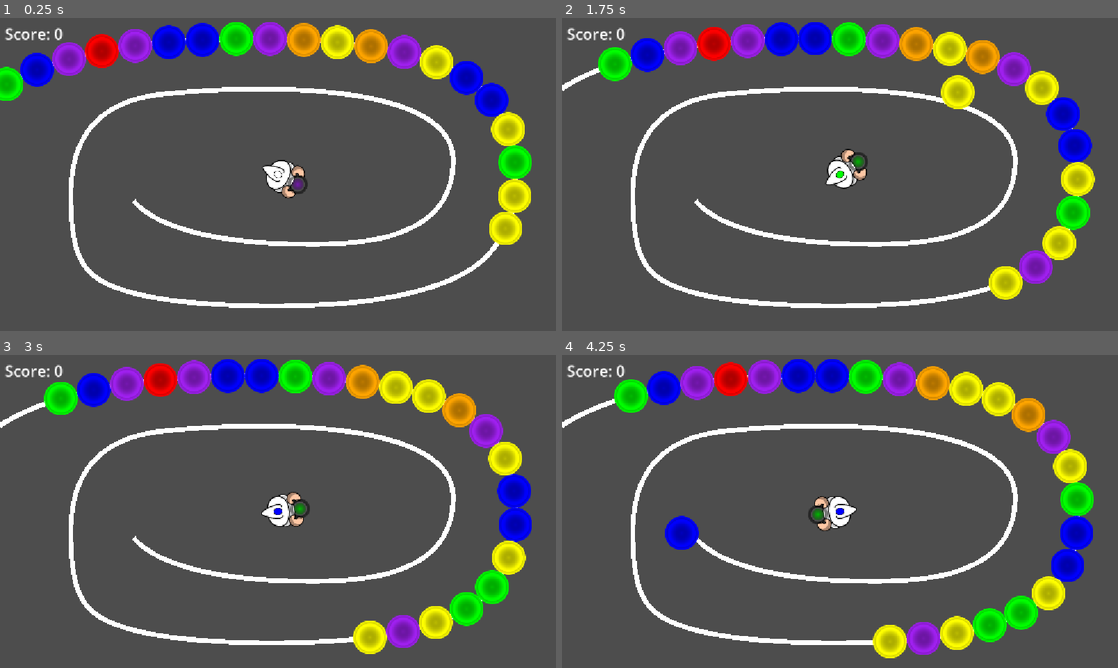
Above: before the commit, frames 1-4 (two rows, left to right).
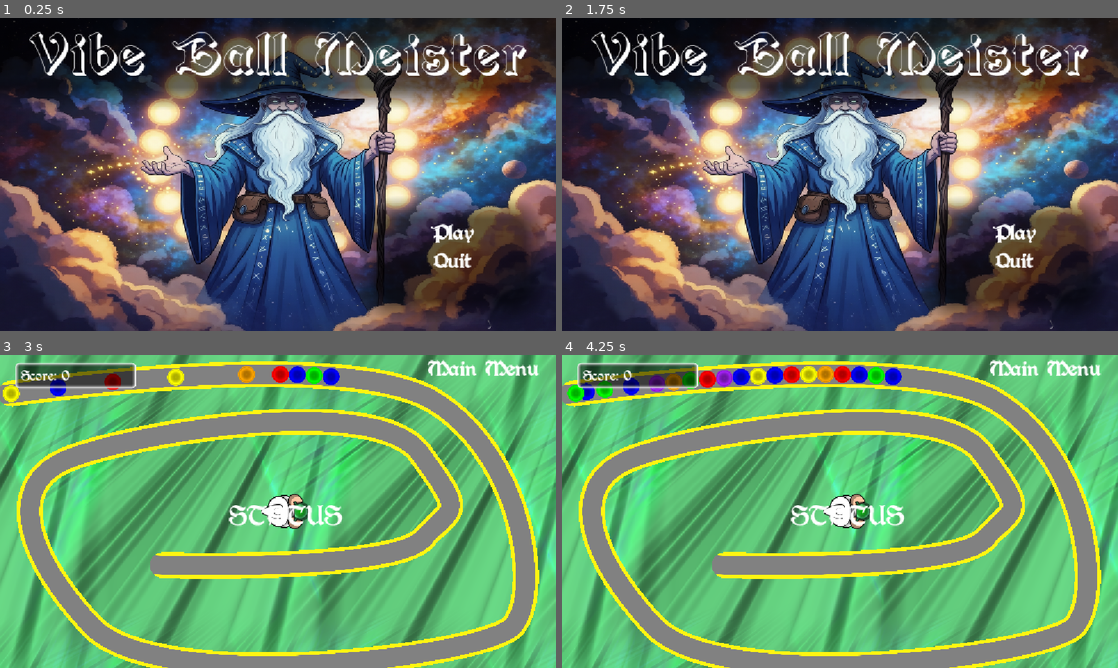
Above: after the commit, the same moments.

Repository: Cyrus9177/Vibe-Balling-Meister
Game: Godot game, scene res://scenes/menu/main_menu.tscn
The game is run twice, just before and just after one commit, with the same random seed, the same clock (stepped at 60 frames per second) and the same inputs. Before the commit the project starts from res://scenes/main.tscn.
Inputs (mouse positions are in pixels of both pictures, inside the frame that each line leads up to):
- Up to frame 1 (0.25 s): no input
- Up to frame 2 (1.75 s): click (1012, 230) at 0.5 s, where only the run after the commit has a clickable "Play"; click (1045, 30) at 1.25 s, where only the run after the commit has a clickable "Main Menu"
- Up to frame 3 (3 s): click (450, 567) at 2 s, where only the run after the commit has a clickable "Play"; tap Enter at 2.75 s; move the mouse to (400, 495) at 2.77 s; tap R at 2.85 s; click (400, 495) at 2.92 s
- Up to frame 4 (4.25 s): tap Space at 3.02, 3.77 s; move the mouse to (728, 527) at 3.52 s; tap R at 3.6 s; click (728, 527) at 3.67 s

The runs differ from the first frame. In frame 1, 94% of the frame differs, in the area x 0-100%, y 0-100%; in frame 2, 94%; in frame 3, 99%; in frame 4, 99%.

Commit message:
Add HUD, ball path, orb FSM and rebuild - Flores
Adds new Godot scenes and assets (ball_path, game_hud, main_menu, orb scene and background textures) and new scripts for HUD and orb FSM (including setup state). Updates multiple existing scenes and scripts (main, orb, orb_manager, ball_paths, etc.) and updates project.godot. Rebuilds the Web export artifacts (HTML, JS, .pck, .wasm) with updated file sizes and runtime bundle.

Diff:
--- a/dev/ball-meister/project.godot
+++ b/dev/ball-meister/project.godot
@@ -11,7 +11,7 @@
 [application]
 
 config/name="Ball Meister"
-run/main_scene="uid://b5rxi7gunv6aq"
+run/main_scene="uid://ctxujx3u71fbr"
 config/features=PackedStringArray("4.6", "GL Compatibility")
 config/icon="res://icon.svg"
 
--- /dev/null
+++ b/dev/ball-meister/scenes/ball_path/ball_path.tscn
@@ -0,0 +1,24 @@
+[gd_scene format=3 uid="uid://cn833r3xnkorr"]
+
+[ext_resource type="Script" uid="uid://dogtp2wp2hklv" path="res://scripts/ball_paths.gd" id="1_x8yje"]
+[ext_resource type="Texture2D" uid="uid://b303bk372uwta" path="res://assets/Path.png" id="2_8kjd4"]
+
+[sub_resource type="Curve2D" id="Curve2D_x8yje"]
+bake_interval = 0.01
+_data = {
+"points": PackedVector2Array(0, 0, 0, 0, 69, 112, 0, 0, 0, 0, 388, 86, 0, 0, 0, 0, 761, 82, 0, 0, 0, 0, 986, 140, 0, 0, 0, 0, 1121, 257, 0, 0, 0, 0, 1046, 502, 0, 0, 0, 0, 944, 611, 0, 0, 0, 0, 609, 609, 0, 0, 0, 0, 382, 588, 0, 0, 0, 0, 176, 543, 0, 0, 0, 0, 108, 459, 0, 0, 0, 0, 144, 335, 0, 0, 0, 0, 219, 266, 0, 0, 0, 0, 320, 217, 0, 0, 0, 0, 461, 189, 0, 0, 0, 0, 607, 176, 0, 0, 0, 0, 727, 208, 0, 0, 0, 0, 939, 253, 0, 0, 0, 0, 965, 311, 0, 0, 0, 0, 946, 403, 0, 0, 0, 0, 828, 515, 0, 0, 0, 0, 620, 504, 0, 0, 0, 0, 461, 472, 0, 0, 0, 0, 371, 457, 0, 0, 0, 0, 307, 405, 0, 0, 0, 0, 315, 350)
+}
+point_count = 26
+
+[node name="BallPath" type="Path2D" unique_id=1482659242]
+curve = SubResource("Curve2D_x8yje")
+script = ExtResource("1_x8yje")
+
+[node name="Line2D" type="Line2D" parent="." unique_id=1947991778]
+width = 53.955
+texture = ExtResource("2_8kjd4")
+texture_mode = 1
+joint_mode = 1
+begin_cap_mode = 2
+end_cap_mode = 2
+metadata/_edit_lock_ = true
--- /dev/null
+++ b/dev/ball-meister/scenes/hud-ui/game_hud.tscn
@@ -0,0 +1,139 @@
+[gd_scene format=3 uid="uid://wbh1vb1pa270"]
+
+[ext_resource type="FontFile" uid="uid://bujjt8fpsqsc8" path="res://assets/fonts/Augusta.ttf" id="1_h60cy"]
+[ext_resource type="Script" uid="uid://bgt04b4phe4q8" path="res://scripts/Menu/game_hud.gd" id="1_mqauh"]
+
+[sub_resource type="StyleBoxFlat" id="StyleBoxFlat_h60cy"]
+content_margin_left = 12.0
+bg_color = Color(0, 0, 0, 0.5411765)
+border_width_left = 8
+border_width_top = 8
+border_width_right = 8
+border_width_bottom = 8
+border_color = Color(1, 1, 1, 1)
+border_blend = true
+corner_radius_top_left = 8
+corner_radius_top_right = 8
+corner_radius_bottom_right = 8
+corner_radius_bottom_left = 8
+
+[sub_resource type="Theme" id="Theme_mqauh"]
+PanelContainer/styles/panel = SubResource("StyleBoxFlat_h60cy")
+
+[sub_resource type="FontVariation" id="FontVariation_mqauh"]
+base_font = ExtResource("1_h60cy")
+
+[sub_resource type="LabelSettings" id="LabelSettings_05jfg"]
+font = SubResource("FontVariation_mqauh")
+font_size = 32
+
+[sub_resource type="LabelSettings" id="LabelSettings_h60cy"]
+font = SubResource("FontVariation_mqauh")
+font_size = 64
+
+[sub_resource type="FontVariation" id="FontVariation_03hsn"]
+base_font = ExtResource("1_h60cy")
+variation_embolden = 0.4
+variation_transform = Transform2D(1.04, 0, 0, 1, 0.09, 0.24)
+
+[sub_resource type="StyleBoxFlat" id="StyleBoxFlat_abu24"]
+content_margin_left = 8.0
+content_margin_top = 4.0
+content_margin_right = 8.0
+content_margin_bottom = 4.0
+bg_color = Color(1, 1, 1, 0.48235294)
+border_width_left = 50
+border_width_top = 32
+border_width_right = 49
+border_width_bottom = 32
+border_color = Color(0.8, 0.8, 0.8, 0)
+border_blend = true
+
+[sub_resource type="StyleBoxFlat" id="StyleBoxFlat_03hsn"]
+content_margin_left = 8.0
+content_margin_top = 4.0
+content_margin_right = 8.0
+content_margin_bottom = 4.0
+bg_color = Color(1, 1, 1, 0.48235294)
+border_width_left = 50
+border_width_top = 32
+border_width_right = 49
+border_width_bottom = 32
+border_color = Color(0.8, 0.8, 0.8, 0)
+border_blend = true
+
+[sub_resource type="StyleBoxFlat" id="StyleBoxFlat_oojwm"]
+bg_color = Color(0.6, 0.6, 0.6, 0)
+
+[sub_resource type="StyleBoxFlat" id="StyleBoxFlat_p6eql"]
+content_margin_left = 8.0
+content_margin_top = 4.0
+content_margin_right = 8.0
+content_margin_bottom = 4.0
+bg_color = Color(1, 1, 1, 0.48235294)
+border_width_left = 50
+border_width_top = 32
+border_width_right = 49
+border_width_bottom = 32
+border_color = Color(0.8, 0.8, 0.8, 0)
+border_blend = true
+
+[sub_resource type="Theme" id="Theme_h60cy"]
+Button/colors/font_color = Color(1, 1, 1, 1)
+Button/font_sizes/font_size = 48
+Button/fonts/font = SubResource("FontVariation_03hsn")
+Button/styles/focus = SubResource("StyleBoxFlat_abu24")
+Button/styles/hover = SubResource("StyleBoxFlat_03hsn")
+Button/styles/normal = SubResource("StyleBoxFlat_oojwm")
+Button/styles/pressed = SubResource("StyleBoxFlat_p6eql")
+
+[node name="GameHUD" type="CanvasLayer" unique_id=1545343968]
+script = ExtResource("1_mqauh")
+
+[node name="MarginContainer" type="MarginContainer" parent="." unique_id=1828724321]
+offset_right = 40.0
+offset_bottom = 40.0
+theme_override_constants/margin_left = 32
+theme_override_constants/margin_top = 16
+
+[node name="PanelContainer" type="PanelContainer" parent="MarginContainer" unique_id=1431140212]
+custom_minimum_size = Vector2(250, 0)
+layout_mode = 2
+theme = SubResource("Theme_mqauh")
+
+[node name="ScoreLabel" type="Label" parent="MarginContainer/PanelContainer" unique_id=266973855]
+layout_mode = 2
+text = "SCORE: 0"
+label_settings = SubResource("LabelSettings_05jfg")
+
+[node name="MarginContainer2" type="MarginContainer" parent="." unique_id=387421864]
+anchors_preset = 15
+anchor_right = 1.0
+anchor_bottom = 1.0
+grow_horizontal = 2
+grow_vertical = 2
+theme_override_constants/margin_left = 32
+theme_override_constants/margin_top = 16
+
+[node name="StatusLabel" type="Label" parent="MarginContainer2" unique_id=106986604]
+layout_mode = 2
+text = "STATUS"
+label_settings = SubResource("LabelSettings_h60cy")
+horizontal_alignment = 1
+vertical_alignment = 1
+
+[node name="MarginContainer3" type="MarginContainer" parent="." unique_id=932974102]
+anchors_preset = 1
+anchor_left = 1.0
+anchor_right = 1.0
+offset_left = -300.0
+offset_bottom = 55.0
+grow_horizontal = 0
+
+[node name="MainMenu" type="Button" parent="MarginContainer3" unique_id=21793560]
+custom_minimum_size = Vector2(300, 0)
+layout_mode = 2
+theme = SubResource("Theme_h60cy")
+text = "Main Menu"
+
+[connection signal="pressed" from="MarginContainer3/MainMenu" to="." method="_on_play_button_pressed"]
--- a/dev/ball-meister/scenes/main.tscn
+++ b/dev/ball-meister/scenes/main.tscn
@@ -2,27 +2,37 @@
 
 [ext_resource type="Script" uid="uid://baoteskcycnsc" path="res://scripts/main.gd" id="1_o5qli"]
 [ext_resource type="PackedScene" uid="uid://ducjhfye2yiww" path="res://scenes/player.tscn" id="2_0wfyh"]
+[ext_resource type="Texture2D" uid="uid://mru3hp662hu3" path="res://assets/background/Texture_512x512_1.png" id="2_tbgi4"]
 [ext_resource type="Script" uid="uid://dnq3xunae2cma" path="res://scripts/orb_manager.gd" id="3_sugp2"]
+[ext_resource type="PackedScene" uid="uid://cn833r3xnkorr" path="res://scenes/ball_path/ball_path.tscn" id="4_jyhfs"]
+[ext_resource type="PackedScene" uid="uid://wbh1vb1pa270" path="res://scenes/hud-ui/game_hud.tscn" id="5_3ld0t"]
 
-[sub_resource type="Curve2D" id="Curve2D_0xm2m"]
+[sub_resource type="Curve2D" id="Curve2D_tbgi4"]
 bake_interval = 0.01
 _data = {
-"points": PackedVector2Array(0, 0, 0, 0, 0, 148, -219.25201, 23.353, 219.25201, -23.353, 310, 55, -109.142006, -26.620003, 109.142006, 26.620003, 847, 74, -18.634, -106.84301, 18.634, 106.84301, 1064, 268, 66.9251, -50.686905, -66.9251, 50.686905, 988, 513, 110.61821, -6.2799006, -110.61821, 6.2799006, 682, 594, 110.11001, 27.467003, -110.11001, -27.467003, 284, 572, 0.60499954, 138.182, -0.60499954, -138.182, 148, 369, -114.59901, 13.214001, 114.59901, -13.214001, 335, 159, 0.6650038, -182.884, -0.6650038, 182.884, 940, 297, 82.54301, 0.006999731, -82.54301, -0.006999731, 620, 469, 67.49, 77.15, -67.49, -77.15, 278, 380)
+"points": PackedVector2Array(0, 0, 0, 0, 24, 81, -186.81918, -117.567245, 186.81918, 117.567245, 903, 98, 59.58888, -62.8099, -59.58888, 62.8099, 1063, 563, 138.50388, 148.16695, -138.50388, -148.16695, 190, 561, -103.07266, 54.757347, 103.07266, -54.757347, 124, 225, -95.0201, -130.45132, 95.0201, 130.45132, 871, 204, 62.8099, -69.25194, -62.8099, 69.25194, 878, 381, 0, 0, 0, 0, 338, 436)
 }
-point_count = 12
+point_count = 8
 
-[node name="Main" type="Node2D" unique_id=1240273948]
+[node name="Main" type="Node2D" unique_id=1240273948 node_paths=PackedStringArray("orb_path")]
 script = ExtResource("1_o5qli")
+orb_path = NodePath("BallPath")
 orb_count = 20
 
-[node name="OrbPath" type="Path2D" parent="." unique_id=2122069082]
-unique_name_in_owner = true
-curve = SubResource("Curve2D_0xm2m")
+[node name="CanvasLayer" type="CanvasLayer" parent="." unique_id=1116921770]
+layer = -5
+
+[node name="TextureRect" type="TextureRect" parent="CanvasLayer" unique_id=440454502]
+anchors_preset = 15
+anchor_right = 1.0
+anchor_bottom = 1.0
+grow_horizontal = 2
+grow_vertical = 2
+texture = ExtResource("2_tbgi4")
+stretch_mode = 1
 
 [node name="Camera2D" type="Camera2D" parent="." unique_id=1393873824]
 position = Vector2(577, 325)
-
-[node name="Line2D" type="Line2D" parent="." unique_id=1100413159]
 
 [node name="Player" parent="." unique_id=1178468840 node_paths=PackedStringArray("orb_manager") instance=ExtResource("2_0wfyh")]
 position = Vector2(577, 325)
@@ -30,4 +40,10 @@
 
 [node name="OrbManager" type="Node" parent="." unique_id=304337589 node_paths=PackedStringArray("orb_path")]
 script = ExtResource("3_sugp2")
-orb_path = NodePath("../OrbPath")
+orb_path = NodePath("../BallPath")
+ball_size = 35.0
+
+[node name="BallPath" parent="." unique_id=1482659242 instance=ExtResource("4_jyhfs")]
+curve = SubResource("Curve2D_tbgi4")
+
+[node name="GameHUD" parent="." unique_id=1545343968 instance=ExtResource("5_3ld0t")]
--- a/dev/ball-meister/scenes/menu/main_menu.tscn
+++ b/dev/ball-meister/scenes/menu/main_menu.tscn
@@ -70,23 +70,11 @@
 [node name="VBoxContainer" type="VBoxContainer" parent="MenuButtons/PanelContainer" unique_id=359087935]
 layout_mode = 2
 
-[node name="ContinueButton" type="Button" parent="MenuButtons/PanelContainer/VBoxContainer" unique_id=858169182]
-custom_minimum_size = Vector2(300, 0)
-layout_mode = 2
-theme = ExtResource("2_247la")
-text = "Continue"
-
 [node name="PlayButton" type="Button" parent="MenuButtons/PanelContainer/VBoxContainer" unique_id=1292053131]
 custom_minimum_size = Vector2(300, 0)
 layout_mode = 2
 theme = ExtResource("2_247la")
 text = "Play"
-
-[node name="LevelSelectionButton" type="Button" parent="MenuButtons/PanelContainer/VBoxContainer" unique_id=1769816103]
-custom_minimum_size = Vector2(300, 0)
-layout_mode = 2
-theme = ExtResource("2_247la")
-text = "Levels"
 
 [node name="QuitButton" type="Button" parent="MenuButtons/PanelContainer/VBoxContainer" unique_id=199821571]
 custom_minimum_size = Vector2(300, 0)
@@ -108,7 +96,5 @@
 horizontal_alignment = 1
 vertical_alignment = 1
 
-[connection signal="pressed" from="MenuButtons/PanelContainer/VBoxContainer/ContinueButton" to="." method="_on_continue_button_pressed"]
 [connection signal="pressed" from="MenuButtons/PanelContainer/VBoxContainer/PlayButton" to="." method="_on_play_button_pressed"]
-[connection signal="pressed" from="MenuButtons/PanelContainer/VBoxContainer/LevelSelectionButton" to="." method="_on_level_selection_button_pressed"]
 [connection signal="pressed" from="MenuButtons/PanelContainer/VBoxContainer/QuitButton" to="." method="_on_quit_button_pressed"]
--- a/dev/ball-meister/scenes/orb.tscn
+++ b/dev/ball-meister/scenes/orb.tscn
@@ -4,13 +4,14 @@
 [ext_resource type="Script" uid="uid://cm5ft8kq6djgu" path="res://scripts/orb.gd" id="1_ubfm6"]
 
 [sub_resource type="CircleShape2D" id="CircleShape2D_ubfm6"]
-radius = 32.01562
+radius = 18.027756
 
 [node name="Orb" type="Area2D" unique_id=2062514296]
 script = ExtResource("1_ubfm6")
 chain_speed = 70.0
 
 [node name="Orb" type="Sprite2D" parent="." unique_id=321380040]
+scale = Vector2(0.5, 0.5)
 texture = ExtResource("1_ktqa0")
 
 [node name="CollisionShape2D" type="CollisionShape2D" parent="." unique_id=762265329]
--- /dev/null
+++ b/dev/ball-meister/scripts/Menu/game_hud.gd
@@ -0,0 +1,5 @@
+extends CanvasLayer
+
+
+func _on_play_button_pressed() -> void:
+	get_tree().change_scene_to_packed(load("uid://ctxujx3u71fbr"))
--- a/dev/ball-meister/scripts/Menu/main_menu.gd
+++ b/dev/ball-meister/scripts/Menu/main_menu.gd
@@ -1,16 +1,8 @@
 extends CanvasLayer
 
 
-func _on_continue_button_pressed() -> void:
-	pass # Replace with function body.
-
-
 func _on_play_button_pressed() -> void:
-	pass # Replace with function body.
-
-
-func _on_level_selection_button_pressed() -> void:
-	pass # Replace with function body.
+	get_tree().change_scene_to_packed(load("uid://b5rxi7gunv6aq"))
 
 
 func _on_quit_button_pressed() -> void:
--- a/dev/ball-meister/scripts/ball_paths.gd
+++ b/dev/ball-meister/scripts/ball_paths.gd
@@ -1,2 +1,26 @@
 @tool
 extends Path2D
+class_name BallPath
+
+@export_tool_button("Generate Path") var generate_path = _generate_paths
+@export_tool_button("Reset") var reset = _reset_paths
+var line2d: NodePath = "Line2D"
+
+func _generate_paths() -> void:
+	var line: Line2D = get_node(line2d)
+	if line == null: return
+	if curve.point_count <= 0: return
+
+	line.clear_points()
+
+	var points = curve.get_baked_points()
+	for p in points:
+		line.add_point(p)
+
+
+func _reset_paths() -> void:
+	var line: Line2D = get_node(line2d)
+	if line == null: return
+
+	line.clear_points()
+	curve.clear_points()
--- a/dev/ball-meister/scripts/main.gd
+++ b/dev/ball-meister/scripts/main.gd
@@ -2,23 +2,22 @@
 
 const ORB = preload("uid://q41ygbxki14i")
 
-@onready var orb_path: Path2D = %OrbPath
-@onready var line_2d: Line2D = $Line2D
+@export var orb_path: Path2D
 @onready var orb_manager: OrbManager = $OrbManager
 @onready var player: Player = $Player
+@onready var _score_label: Label = $GameHUD/MarginContainer/PanelContainer/ScoreLabel
+@onready var _status_label: Label = $GameHUD/MarginContainer2/StatusLabel
 
 @export var orb_count: int
 
-var _score_label: Label
-var _status_label: Label
 var _game_ended: bool = false
 
 func _ready() -> void:
+	if orb_path == null: return
+
 	var curve = orb_path.curve
 	var baked_points = curve.get_baked_points()
-	line_2d.points = baked_points
 
-	_setup_ui()
 	if orb_manager:
 		orb_manager.score_changed.connect(_on_score_changed)
 		orb_manager.game_over.connect(_on_game_over)
@@ -32,34 +31,6 @@
 		if event.keycode == KEY_SPACE or event.keycode == KEY_R:
 			_retry_game()
 			get_tree().root.set_input_as_handled()
-
-
-func _setup_ui() -> void:
-	var ui_layer := CanvasLayer.new()
-	ui_layer.name = "UI"
-	add_child(ui_layer)
-
-	_score_label = Label.new()
-	_score_label.name = "ScoreLabel"
-	_score_label.text = "Score: 0"
-	_score_label.position = Vector2(10, 10)
-	_score_label.add_theme_font_size_override("font_size", 32)
-	_score_label.mouse_filter = Control.MOUSE_FILTER_IGNORE
-	ui_layer.add_child(_score_label)
-
-	_status_label = Label.new()
-	_status_label.name = "StatusLabel"
-	_status_label.visible = false
-	_status_label.horizontal_alignment = HORIZONTAL_ALIGNMENT_CENTER
-	_status_label.vertical_alignment = VERTICAL_ALIGNMENT_CENTER
-	_status_label.anchor_left = 0.0
-	_status_label.anchor_top = 0.0
-	_status_label.anchor_right = 1.0
-	_status_label.anchor_bottom = 1.0
-	_status_label.add_theme_font_size_override("font_size", 64)
-	_status_label.add_theme_color_override("font_color", Color.WHITE)
-	_status_label.mouse_filter = Control.MOUSE_FILTER_IGNORE
-	ui_layer.add_child(_status_label)
 
 
 func _on_score_changed(new_score: int) -> void:
--- a/dev/ball-meister/scripts/orb.gd
+++ b/dev/ball-meister/scripts/orb.gd
@@ -35,15 +35,14 @@
 	var idle_state: OrbIdleState = OrbIdleState.new()
 	var in_chain_state: OrbInChainState = OrbInChainState.new()
 	var projectile_state: OrbProjectileState = OrbProjectileState.new()
+	var setup_state: OrbSetupState = OrbSetupState.new()
 
 	FSM.add_state("idle", idle_state)
 	FSM.add_state("in_chain", in_chain_state)
 	FSM.add_state("projectile", projectile_state)
+	FSM.add_state("setup", setup_state)
 
 	FSM.set_initial_state("idle")
-
-	#if path != null and not has_velocity:
-		#global_position = path.curve.sample_baked(0.0)
 
 
 func _process(delta: float) -> void:
@@ -56,29 +55,6 @@
 		FSM.physics_update(delta)
 
 
-#func _process(delta: float) -> void:
-	#if not is_active:
-		#return
-	#
-	## 🔹 If fired (projectile behavior)
-	#if has_velocity:
-		#global_position += velocity_dir * velocity_speed * delta
-		#return
-	#
-	## 🔹 Otherwise follow path (chain behavior)
-	#if path == null:
-		#return
-	#
-	#var curve = path.curve
-	#
-	#progress += speed * delta
-	#if progress >= curve.get_baked_length():
-		#queue_free() # or deactivate if pooling
-		#return
-	#
-	#global_position = curve.sample_baked(progress)
-
-
 func fire(direction: Vector2, from: Vector2) -> void:
 	global_position = from
 	velocity_dir = direction.normalized()
--- a/dev/ball-meister/scripts/orb_FSM/states/in_chain.gd
+++ b/dev/ball-meister/scripts/orb_FSM/states/in_chain.gd
@@ -3,6 +3,7 @@
 
 
 func enter(prev_state: String) -> void:
+	#print(orb.progress)
 	pass
 
 
@@ -11,7 +12,6 @@
 		return
 
 	orb.progress += orb.chain_speed * delta
-
 	var curve = orb.path.curve
 
 	orb.global_position = curve.sample_baked(orb.progress)
--- /dev/null
+++ b/dev/ball-meister/scripts/orb_FSM/states/setup.gd
@@ -0,0 +1,16 @@
+extends OrbStateInterface
+class_name OrbSetupState
+
+
+func enter(prev_state: String) -> void:
+	#print(orb.progress)
+	pass
+
+
+func update(delta: float) -> void:
+	if orb.path == null:
+		return
+
+	var curve = orb.path.curve
+
+	orb.global_position = curve.sample_baked(orb.progress)
--- a/dev/ball-meister/scripts/orb_manager.gd
+++ b/dev/ball-meister/scripts/orb_manager.gd
@@ -11,14 +11,16 @@
 var score: int = 0
 var _game_active: bool = true
 
-@export var orb_path: Path2D
+@export var orb_path: BallPath
 @export var points_per_orb: int = 10
 @export var end_progress_margin: float = 50.0
+@export var ball_size: float = 20
 
 func _ready() -> void:
 	score_changed.emit(score)
 
 func _process(_delta: float) -> void:
+	orb_path._generate_paths()
 	if not _game_active or orb_path == null or orb_path.curve == null:
 		return
 
@@ -43,12 +45,13 @@
 	if front_orb.progress >= (curve_len - end_progress_margin):
 		_end_game(false)
 
+
 func is_game_active() -> bool:
 	return _game_active
 
 
 func initialize_orbs(orb_count: int = 0) -> void:
-	_game_active = true
+	_game_active = false
 	score = 0
 	score_changed.emit(score)
 
@@ -58,18 +61,34 @@
 	orb_pool.clear()
 
 	var interval: float = 0.0
-
+	var progress_arr: Array
 	for i in range(orb_count):
 		var orb: Orb = ORB.instantiate()
 		orb.path = orb_path
-		orb.progress = interval
+		#orb.progress = interval
 		get_tree().current_scene.add_child(orb)
+
+		progress_arr.append(interval)
+
 		orb_pool.append(orb)
-
-		interval += 70.0
-		orb.FSM.change_state("in_chain")
-
-	sort_orb_pool()
+		interval += ball_size
+		orb.FSM.set_initial_state("setup")
+		orb.hide()
+
+	sort_orb_pool()
+
+	for i in range(orb_pool.size() - 1, -1 , -1):
+		var orb = orb_pool[i]
+		orb.show()
+		var tween = create_tween()
+
+		# delay based on position in the chain
+		#tween.tween_interval(i * 0.1)
+
+		tween.tween_property(orb, "progress", progress_arr[i], 0.5)#var orb: Orb = orb_pool[0]
+		await get_tree().create_timer(.1).timeout
+
+	_game_active = true
 
 
 func sort_orb_pool() -> void:
@@ -121,11 +140,11 @@
 		projectile.path = orb_path
 		orb_pool.append(projectile)
 		projectile.progress = hit_orb.progress
-		hit_orb.progress -= 70
-	else:
-		projectile.path = orb_path
-		orb_pool.append(projectile)
-		projectile.progress += hit_orb.progress - 70
+		hit_orb.progress -= ball_size
+	else:
+		projectile.path = orb_path
+		orb_pool.append(projectile)
+		projectile.progress += hit_orb.progress - ball_size
 
 	continue_chain(projectile)
 
@@ -152,11 +171,11 @@
 		projectile.path = orb_path
 		orb_pool.append(projectile)
 		projectile.progress = hit_orb.progress
-		hit_orb.progress += 70
-	else:
-		projectile.path = orb_path
-		orb_pool.append(projectile)
-		projectile.progress += hit_orb.progress + 70
+		hit_orb.progress += ball_size
+	else:
+		projectile.path = orb_path
+		orb_pool.append(projectile)
+		projectile.progress += hit_orb.progress + ball_size
 
 	continue_chain(projectile)
 
@@ -182,13 +201,13 @@
 		orb_pool.append(projectile)
 		projectile.progress = hit_orb.progress
 		for i in range(hit_idx, -1, -1):
-			orb_pool.get(i).progress += 70
-	else:
-		projectile.path = orb_path
-		orb_pool.append(projectile)
-		projectile.progress = hit_orb.progress +70
+			orb_pool.get(i).progress += ball_size
+	else:
+		projectile.path = orb_path
+		orb_pool.append(projectile)
+		projectile.progress = hit_orb.progress + ball_size
 		for i in range(hit_idx, orb_pool.size()):
-			orb_pool.get(i).progress -= 70
+			orb_pool.get(i).progress -= ball_size
 
 	continue_chain(projectile)
 
@@ -206,7 +225,7 @@
 			if head_idx != -1 and head_idx + 1 < orb_pool.size():
 				for i in range(head_idx + 1, orb_pool.size()):
 					var o: Orb = orb_pool.get(i)
-					var new_progress = orb_pool.get(i - 1).progress - 70
+					var new_progress = orb_pool.get(i - 1).progress - ball_size
 					o.progress = new_progress
 
 		# Properly collapse the chain before checking for combos
@@ -251,13 +270,13 @@
 		_check_combo_matches()
 
 
-func get_all_gaps(step: float = 70.0, tolerance: float = 1.0) -> Array:
+func get_all_gaps(tolerance: float = 1.0) -> Array:
 	var gaps: Array = []
 
 	for i in range(orb_pool.size() - 1):
 		var a = orb_pool[i]
 		var b = orb_pool[i + 1]
-		if abs((a.progress - b.progress) - step) > tolerance:
+		if abs((a.progress - b.progress) - ball_size) > tolerance:
 			gaps.append([a, b])
 
 	return gaps
@@ -301,7 +320,7 @@
 		return
 	for i in range(orb_pool.size() - 2, -1, -1):
 		var behind: Orb = orb_pool[i + 1]
-		orb_pool[i].progress = behind.progress + 70.0
+		orb_pool[i].progress = behind.progress + ball_size
 
 func _freeze_chain() -> void:
 	for o in orb_pool:
Binary file changed: dev/ball-meister/assets/Path.png
Binary file added: dev/ball-meister/assets/background/Texture_512x512_1.png
Not shown, added: dev/ball-meister/assets/background/Texture_512x512_1.png.import
Not shown, added: dev/ball-meister/scripts/Menu/game_hud.gd.uid
Not shown, added: dev/ball-meister/scripts/orb_FSM/states/setup.gd.uid
Not shown, changed: build/ball-meister.js
Not shown, changed: build/ball-meister.pck
Not shown, changed: build/ball-meister.wasm
